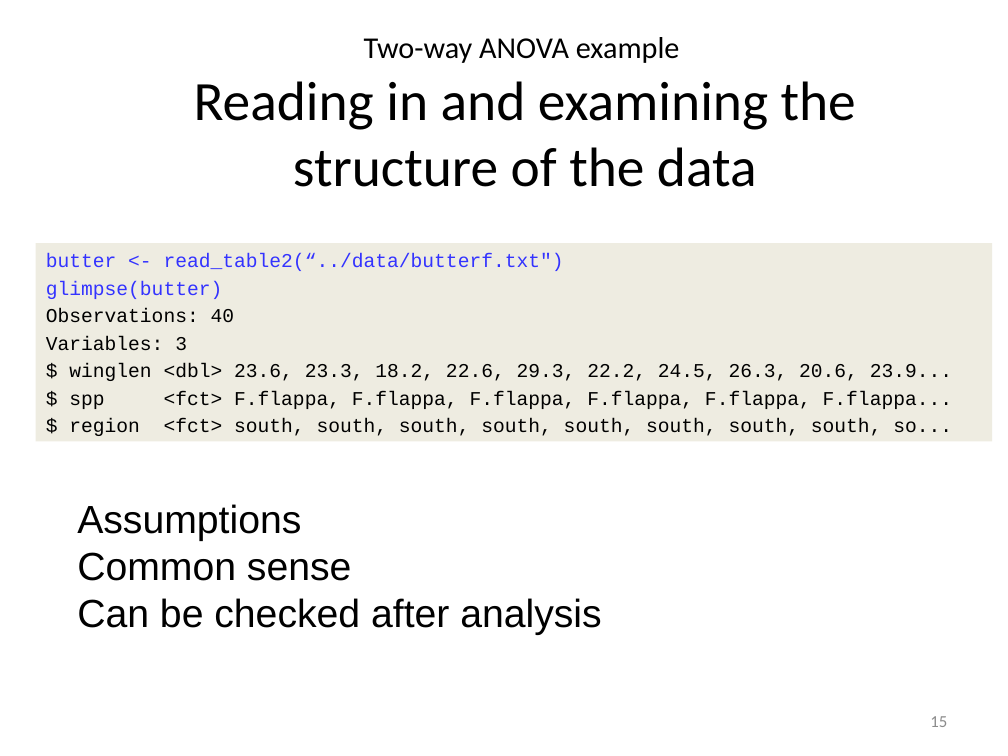
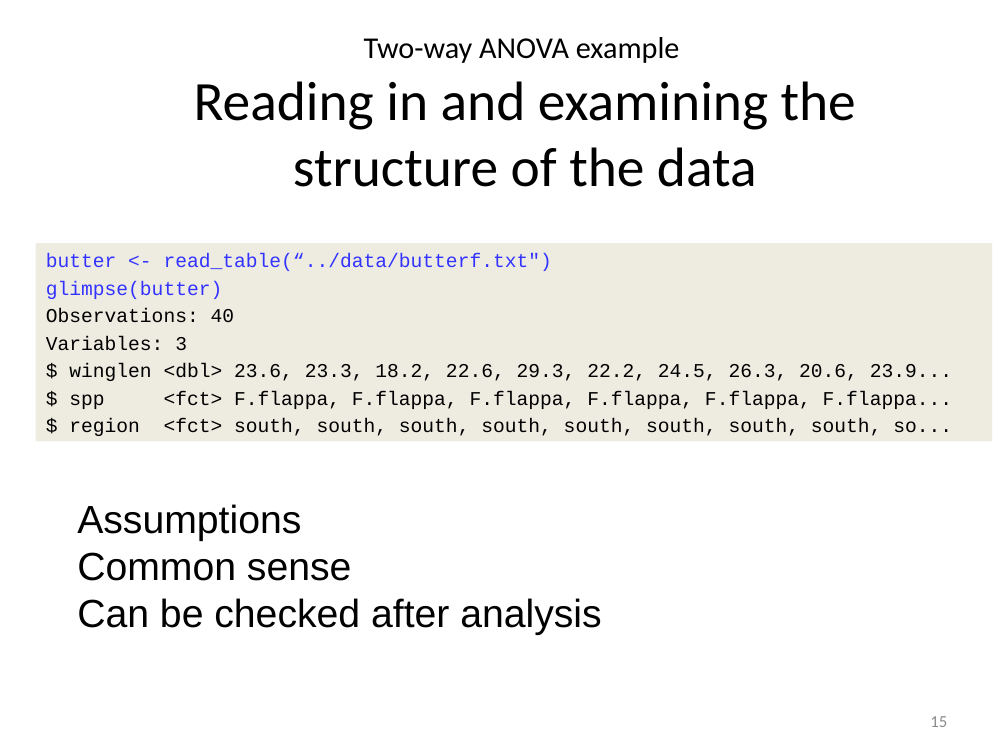
Before and after one commit to 3mmaRand/BIO00017C-Data-Analysis-in-R-2020, a slide deck: slide 15 of slides/07-two-way-anova.pptx. Drawn at 1008x756 pixels with LibreOffice and Linux fonts; fonts in the diff are those of the drawing. Boxes give left, top, right and bottom in pixels: in the first picture for what was removed or moved away, otherwise in the second. Text is boxed around its words. In the diff, an @@ line names an element or a change of style, - is before the commit and + after.

Commit message:
read_table2() -> read_table() in two-way anova slides

```diff
--- a/slides/07-two-way-anova.pptx
+++ b/slides/07-two-way-anova.pptx
@@ text at (46,253,552,271): text changed @@
-butter <- read_table2(“../data/butterf.txt")
+butter <- read_table(“../data/butterf.txt")
```
Also in this commit, not shown: 4 other files.
